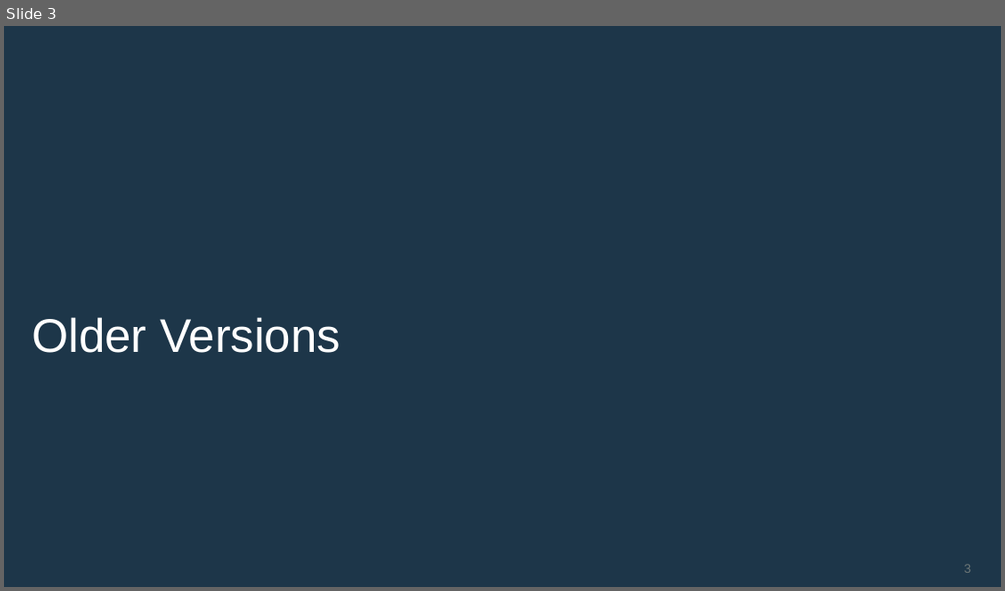
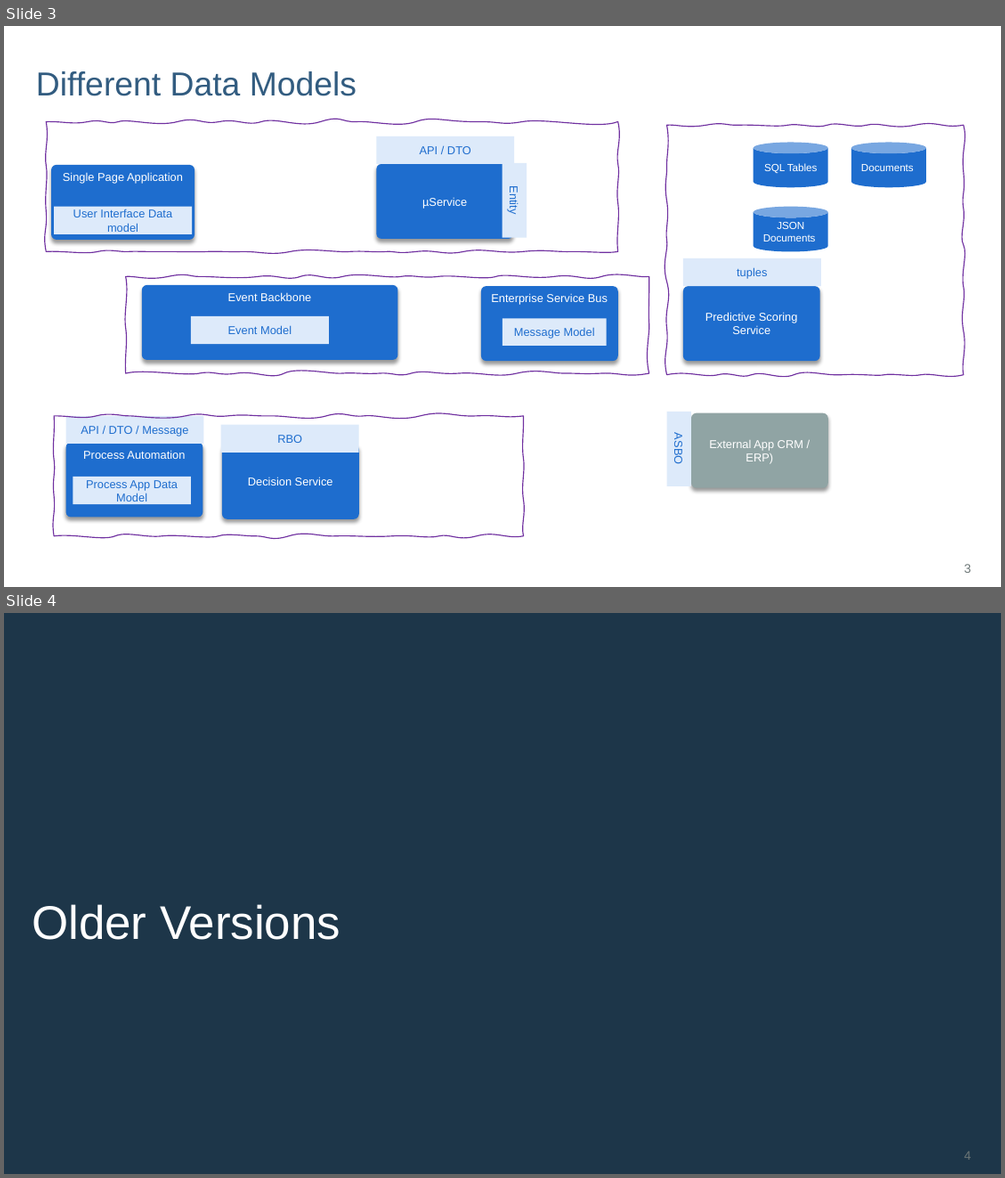
Before and after one commit to ibm-cloud-architecture/refarch-dba, a slide deck: docs/DBA-diagrams.pptx. Shown one above the other, each under a label of ours: slide 3 before the commit, slides 3 and 4 after it. The pictures are 1005x591 and 1005x1178 pixels, drawn with LibreOffice and Linux fonts; fonts in the diff are those of the drawing; background and template pictures are left out. Boxes give left, top, right and bottom in pixels: in the first picture for what was removed or moved away, otherwise in the second. Text is boxed around its words. In the diff, an @@ line names an element or a change of style, - is before the commit and + after.

Commit message:
Add different models in methodology

```diff
--- a/docs/DBA-diagrams.pptx
+++ b/docs/DBA-diagrams.pptx
@@ slide 3 added at [4,26,1001,587], background #FFFFFF @@
@@ title added at [36,71,356,96], 32 pt, text #325C80 @@
+Different Data Models
@@ freeform shape added at [46,122,618,252], outline #7030A0 1 pt @@
@@ freeform shape added at [666,125,963,375], outline #7030A0 1 pt @@
@@ rectangle added at [376,136,514,164], fill #DDEAFA, 11 pt, text #1E6DCE @@
+API / DTO
@@ cylinder added at [753,142,828,187], fill #1E6DCE, 10 pt, text #FFFFFF @@
+SQL Tables
@@ cylinder added at [851,142,926,187], fill #1E6DCE, 10 pt, text #FFFFFF @@
+Documents
@@ rounded rectangle added at [51,165,194,240], fill #1E6DCE, 11 pt, text #FFFFFF @@
+Single Page Application
@@ rounded rectangle added at [376,164,513,239], fill #1E6DCE, 11 pt, text #FFFFFF @@
+µService
@@ rectangle added at [502,163,526,238], fill #DDEAFA, 11 pt, text #1E6DCE @@
+Entity
@@ rectangle added at [54,206,192,234], fill #DDEAFA, 11 pt, text #1E6DCE @@
+User Interface Data model
@@ cylinder added at [753,206,828,252], fill #1E6DCE, 10 pt, text #FFFFFF @@
+JSON Documents
@@ rectangle added at [683,258,821,286], fill #DDEAFA, 11 pt, text #1E6DCE @@
+tuples
@@ freeform shape added at [126,276,649,373], outline #7030A0 1 pt @@
@@ rounded rectangle added at [142,285,397,360], fill #1E6DCE, 11 pt, text #FFFFFF @@
+Event Backbone
@@ rounded rectangle added at [481,286,618,361], fill #1E6DCE, 11 pt, text #FFFFFF @@
+Enterprise Service Bus
@@ rounded rectangle added at [683,286,820,361], fill #1E6DCE, 11 pt, text #FFFFFF @@
+Predictive Scoring Service
@@ rectangle added at [191,316,329,344], fill #DDEAFA, 11 pt, text #1E6DCE @@
+Event Model
@@ rectangle added at [502,319,607,346], fill #DDEAFA, 11 pt, text #1E6DCE @@
+Message Model
@@ freeform shape added at [54,416,524,536], outline #7030A0 1 pt @@
@@ rectangle added at [66,416,203,443], fill #DDEAFA, 11 pt, text #1E6DCE @@
+API / DTO / Message
@@ rectangle added at [221,425,358,452], fill #DDEAFA, 11 pt, text #1E6DCE @@
+RBO
@@ rectangle added at [666,411,691,486], fill #DDEAFA, 11 pt, text #1E6DCE @@
+ASBO
@@ rounded rectangle added at [691,413,828,488], fill #90A4A4, 11 pt, text #FFFFFF @@
+External App CRM / ERP)
@@ rounded rectangle added at [66,443,202,517], fill #1E6DCE, 11 pt, text #FFFFFF @@
+Process Automation
@@ rounded rectangle added at [222,444,359,519], fill #1E6DCE, 11 pt, text #FFFFFF @@
+Decision Service
@@ rectangle added at [73,476,191,504], fill #DDEAFA, 11 pt, text #1E6DCE @@
+Process App Data Model
@@ page number added at [964,564,971,572], 12 pt, text #6D7777 @@
+3
@@ what was slide 3 is now slide 4 @@
@@ page number at [964,1151,971,1159]: text changed @@
-3
+4
```
Also in this commit, not shown: 4 other files.
